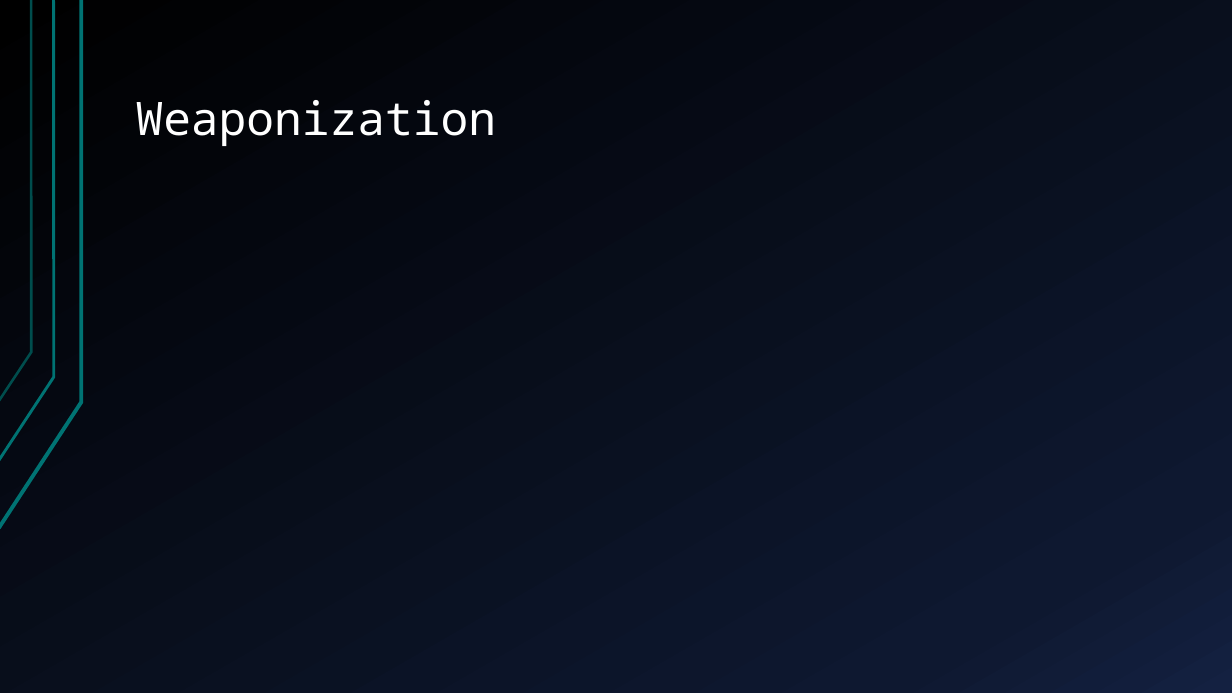
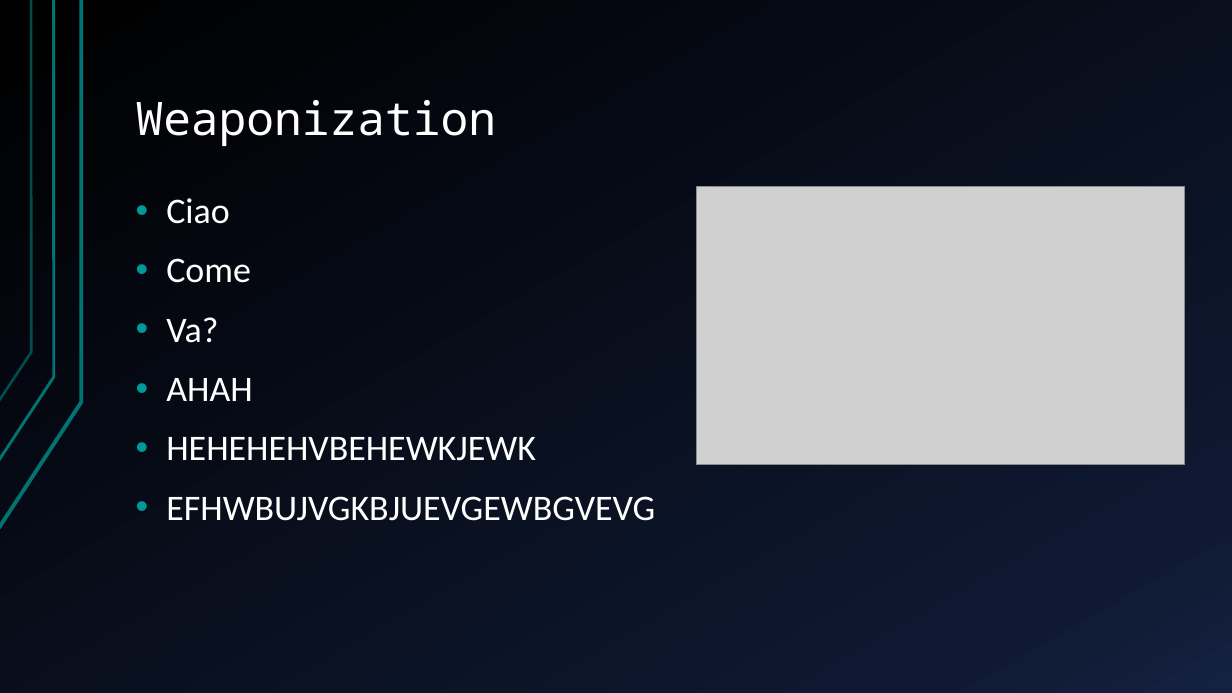
Before and after one commit to espositoandrea/APKBackdoor, a slide deck: slide 7 of Presentazione.pptx. Drawn at 1232x693 pixels with LibreOffice and Linux fonts; fonts in the diff are those of the drawing; grey boxes stand for pictures. Boxes give left, top, right and bottom in pixels: in the first picture for what was removed or moved away, otherwise in the second. Text is boxed around its words. In the diff, an @@ line names an element or a change of style, - is before the commit and + after.

```diff
--- a/Presentazione.pptx
+++ b/Presentazione.pptx
@@ text added at [166,198,655,521], 28 pt, text #FFFFFF @@
+• Ciao
+• Come
+• Va?
+• AHAH
+• HEHEHEHVBEHEWKJEWK
+• EFHWBUJVGKBJUEVGEWBGVEVG
@@ picture added at [696,187,1185,464] @@
```
